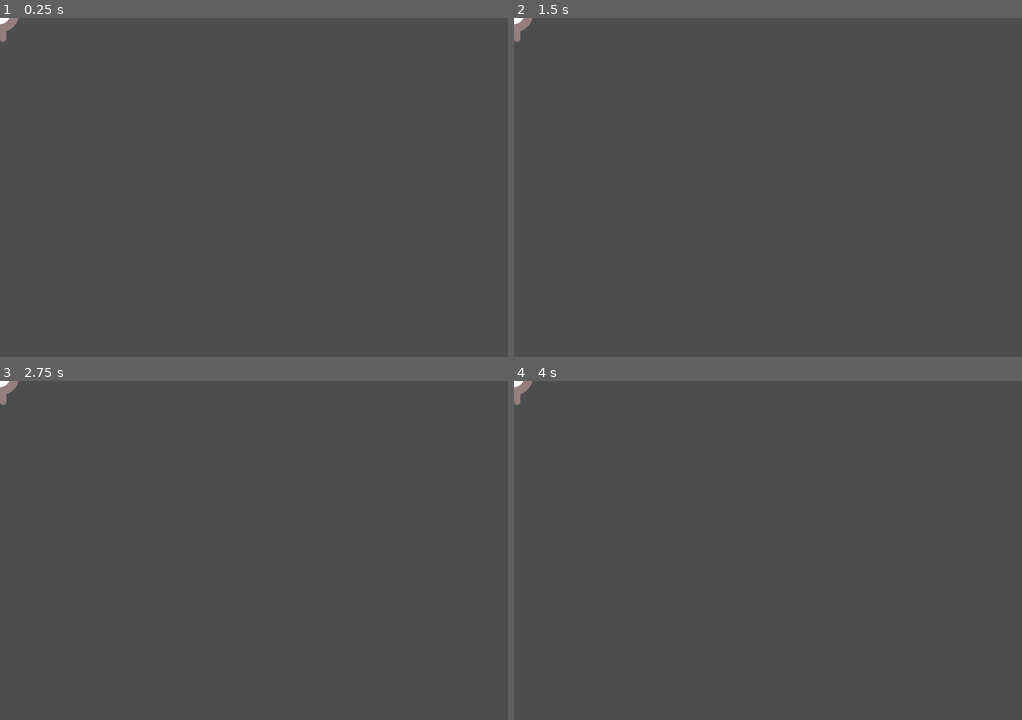
Above: before the commit, frames 1-4 (two rows, left to right).
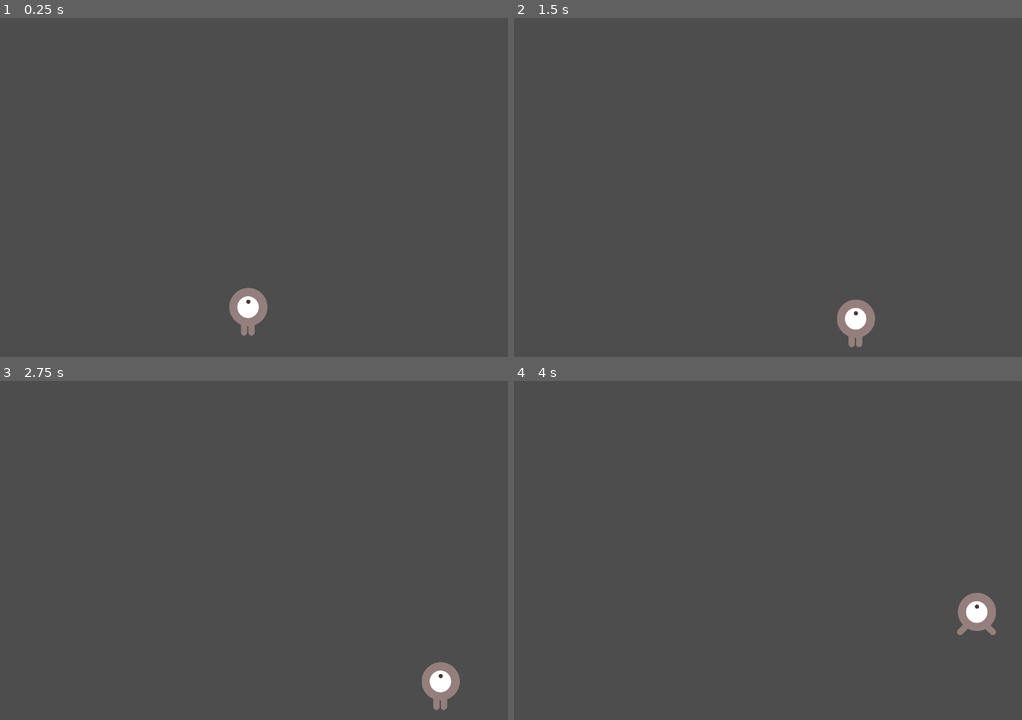
Above: after the commit, the same moments.

Repository: jayGumm45/beaver_attack
Game: Godot game, scene res://main.tscn
Two runs of this game, one before a commit and one after it. Both use one fixed random seed, a clock stepped at 60 frames per second and the inputs below. Before the commit the project starts from res://player.tscn.
Inputs:
- Up to frame 1 (0.25 s): no input
- Up to frame 2 (1.5 s): tap Enter at 0.5 s; hold Right (move_right) 0.53-1.28 s; hold S (move_down) from 1.28 s (still down)
- Up to frame 3 (2.75 s): tap Space at 2 s; release S (move_down) at 2.03 s; hold Right (move_right) from 2.03 s (still down)
- Up to frame 4 (4 s): release Right (move_right) at 2.78 s; hold Up (move_up) 2.78-3.53 s; hold Left (move_left) from 3.53 s (still down)

The runs differ from the first frame. In frame 1, 0.9% of the frame differs, in the area x 0-53%, y 0-94%; in frame 2, 0.9%; in frame 3, 0.9%; in frame 4, 0.9%, in the area x 0-95%, y 0-75%.

Commit message:
Added collision and movement, adjusted player speed, added a main node, and a few more housekeeping things

Diff:
--- a/area_2d.tscn
+++ b/area_2d.tscn
@@ -1,6 +1,6 @@
 [gd_scene format=3 uid="uid://d30so468o0gnk"]
 
-[node name="Area2D" type="Area2D" unique_id=707031932]
+[node name="Map" type="StaticBody2D" unique_id=692081796]
 
 [node name="OuterWall1" type="CollisionPolygon2D" parent="." unique_id=736800294]
 polygon = PackedVector2Array(1, 0, 720, 0, 720, 24, 0, 24)
--- a/player.gd
+++ b/player.gd
@@ -1,6 +1,6 @@
-extends Area2D
+extends CharacterBody2D
 
-@export var speed = 120
+@export var speed = 200
 var screen_size
 
 # Called when the node enters the scene tree for the first time.
@@ -10,4 +10,20 @@
 
 # Called every frame. 'delta' is the elapsed time since the previous frame.
 func _process(delta: float) -> void:
-	pass
+	var velocity = Vector2.ZERO # The player's movement vector.
+	if Input.is_action_pressed("move_right"):
+		velocity.x += 1
+	if Input.is_action_pressed("move_left"):
+		velocity.x -= 1
+	if Input.is_action_pressed("move_down"):
+		velocity.y += 1
+	if Input.is_action_pressed("move_up"):
+		velocity.y -= 1
+
+	if velocity.length() > 0:
+		velocity = velocity.normalized() * speed
+		$AnimatedSprite2D.play()
+	else:
+		$AnimatedSprite2D.stop()
+	position+=velocity*delta
+	move_and_slide()
--- a/player.tscn
+++ b/player.tscn
@@ -35,7 +35,7 @@
 radius = 24.0
 height = 48.0
 
-[node name="Player" type="Area2D" unique_id=274792173]
+[node name="Player" type="CharacterBody2D" unique_id=1825948697]
 script = ExtResource("1_sweqy")
 metadata/_edit_group_ = true
 
--- a/project.godot
+++ b/project.godot
@@ -11,7 +11,7 @@
 [application]
 
 config/name="beaver_attack"
-run/main_scene="uid://0dxeu208xuv0"
+run/main_scene="uid://c7113sux328nm"
 config/features=PackedStringArray("4.7", "Forward Plus")
 config/icon="res://icon.svg"
 
